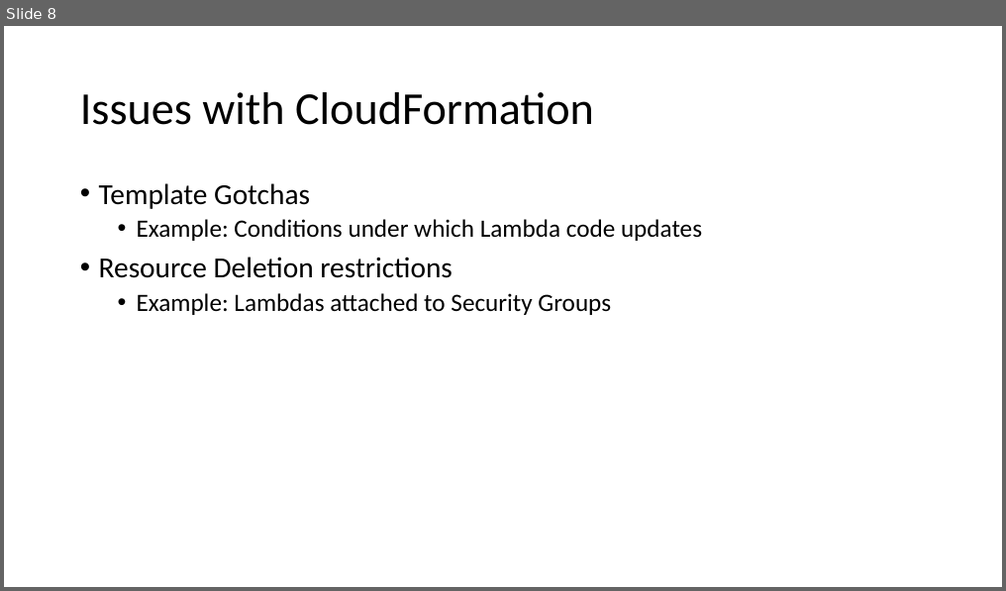
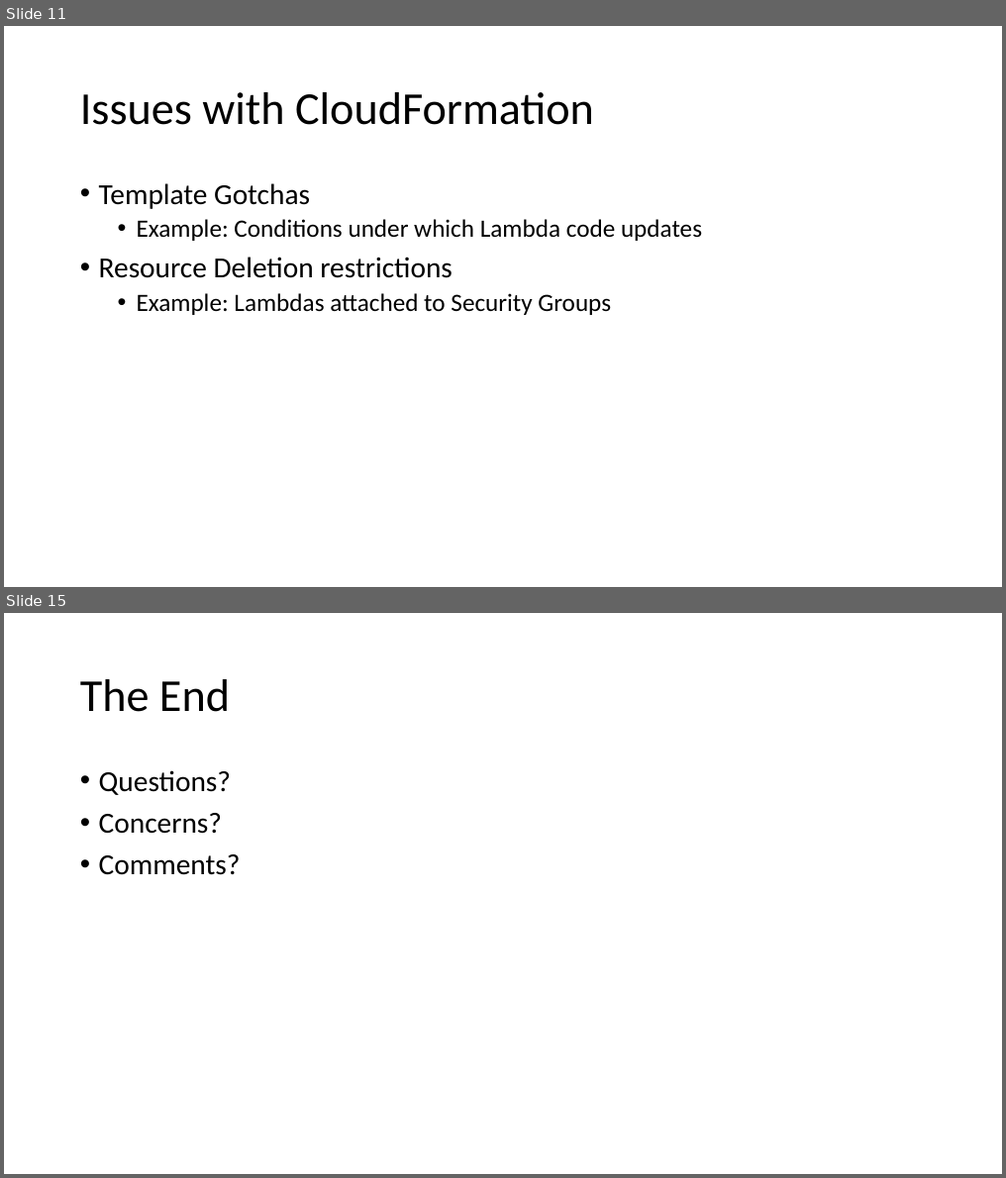
Before and after one commit to jbaacke/CloudFormationAndCARRDSDemo, a slide deck: VSTS and CloudFormation.pptm. Shown one above the other, each under a label of ours: slide 8 before the commit, slides 11 and 15 after it; the slides between them are not shown. The pictures are 1006x591 and 1006x1178 pixels, drawn with LibreOffice and Linux fonts; fonts in the diff are those of the drawing. Boxes give left, top, right and bottom in pixels: in the first picture for what was removed or moved away, otherwise in the second. Text is boxed around its words. In the diff, an @@ line names an element or a change of style, - is before the commit and + after.

```diff
--- a/VSTS and CloudFormation.pptm
+++ b/VSTS and CloudFormation.pptm
@@ slide 15 added at bbox=[4, 613, 1002, 1174], background #FFFFFF @@
@@ title added at bbox=[80, 679, 230, 712], 44 pt, text #000000 @@
+The End
@@ text added at bbox=[99, 770, 241, 875], 28 pt, text #000000 @@
+• Questions?
+• Concerns?
+• Comments?
@@ what was slide 8 is now slide 11 @@
```
Also in this commit, not shown: 8 slides changed, 5 other slides added.
